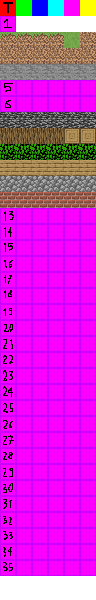
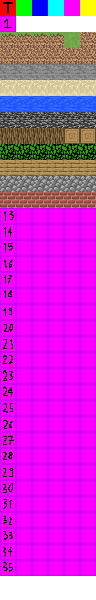
Before/after of a (96, 600) layered artwork. What changed in the layer stack:
painted on "Sfondo" over [0, 80, 96, 112]
